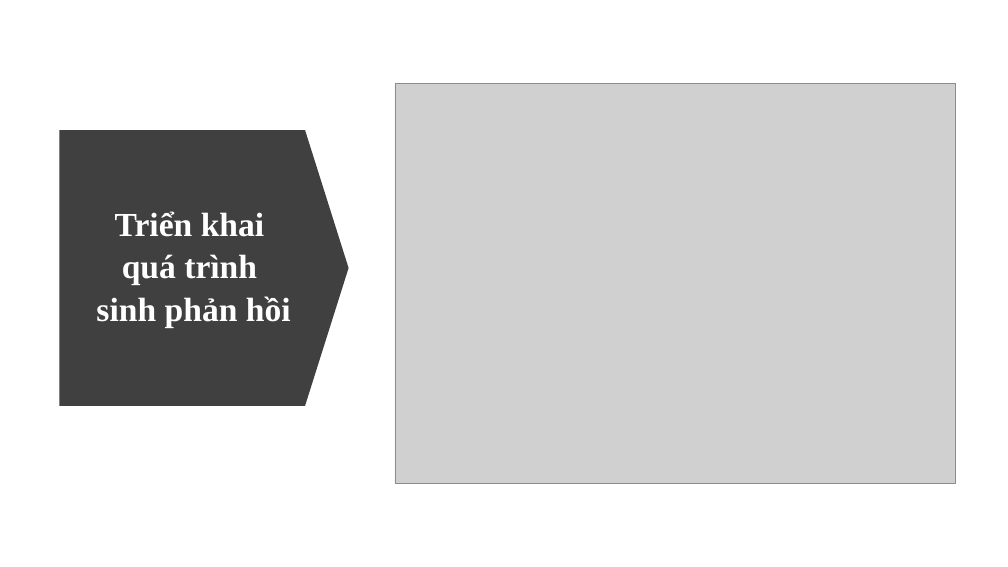
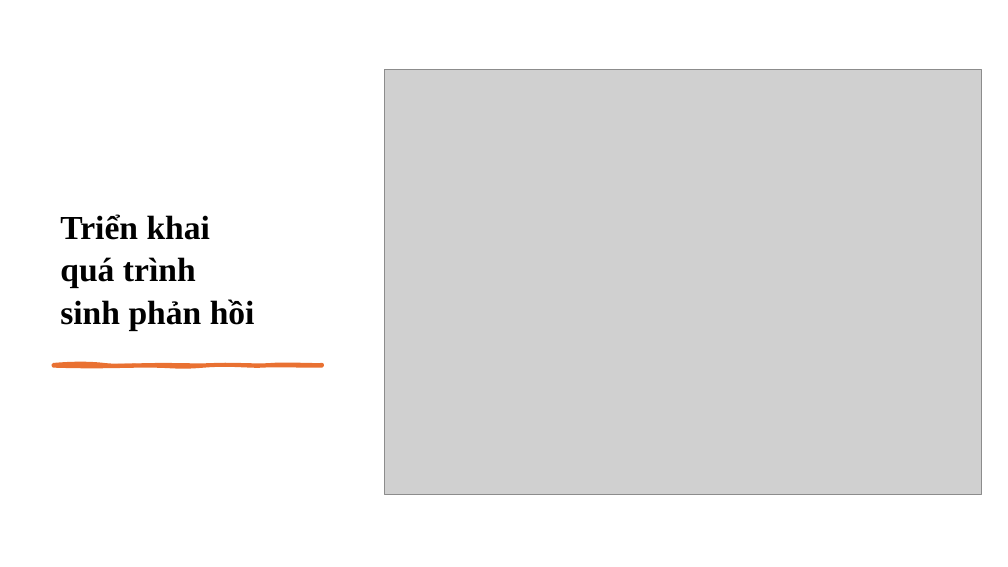
Before and after one commit to ngovanuc/Vietnamese_History_Chatbot, a slide deck: slide 27 of documents/slide bao cao.pptx. Drawn at 1008x567 pixels with LibreOffice and Linux fonts; fonts in the diff are those of the drawing; grey boxes stand for pictures. Boxes give left, top, right and bottom in pixels: in the first picture for what was removed or moved away, otherwise in the second. Text is boxed around its words. In the diff, an @@ line names an element or a change of style, - is before the commit and + after.

```diff
--- a/documents/slide bao cao.pptx
+++ b/documents/slide bao cao.pptx
@@ picture: place and size @@
-picture at bbox=[395, 84, 956, 483]
+picture at bbox=[385, 70, 982, 495]
@@ down arrow removed at bbox=[60, 130, 349, 406] @@
@@ text "Triển khai": place and size @@
-text "Triển khai" at bbox=[96, 211, 291, 328]
+text "Triển khai" at bbox=[60, 214, 255, 331]
@@ text "Triển khai" at bbox=[60, 214, 255, 331]: text colour #FFFFFF to #000000; alignment centre to left @@
@@ freeform shape added at bbox=[53, 364, 322, 366], fill #E97132, outline #E97132 3 pt @@
```
Also in this commit, not shown: 13 other slides changed.
